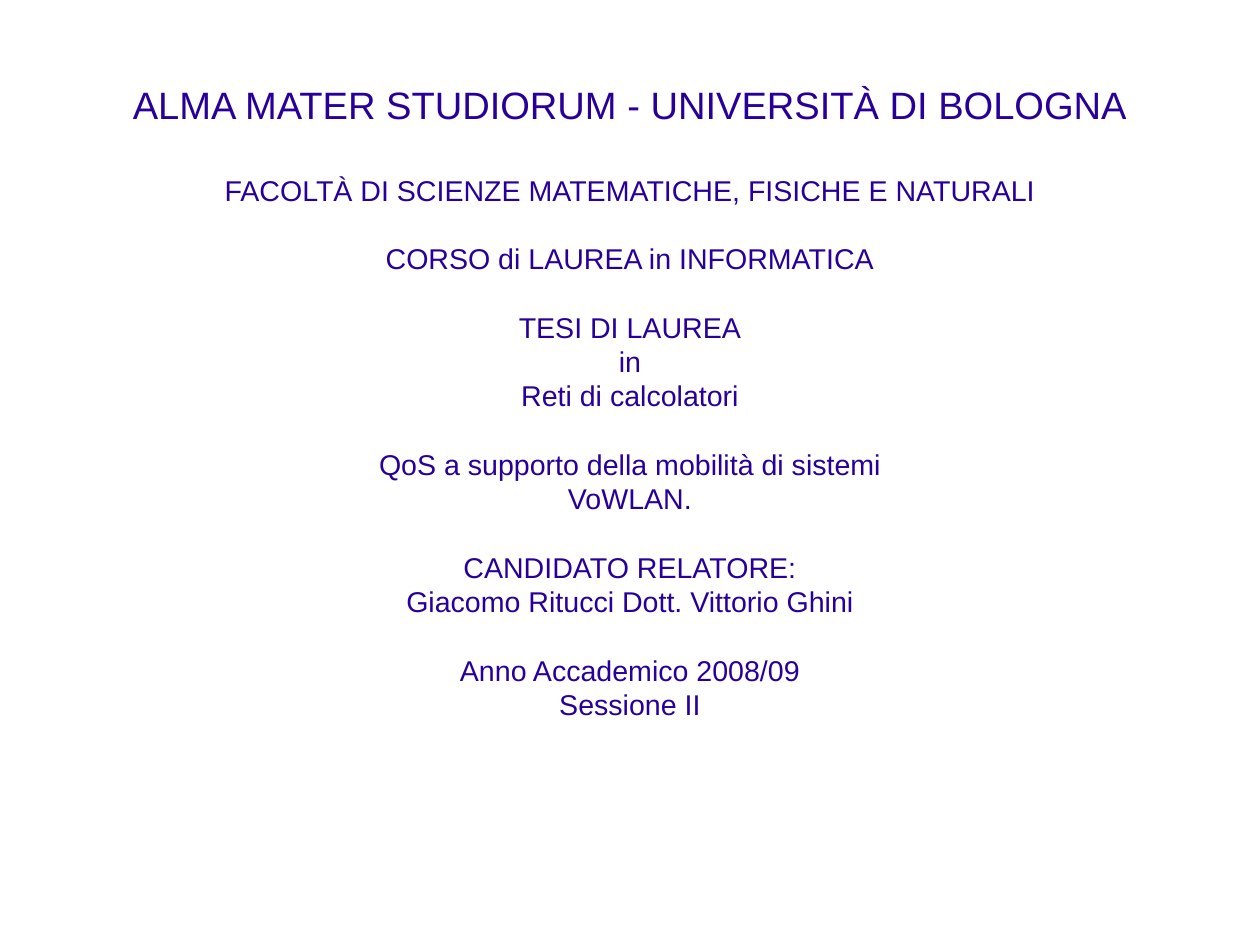
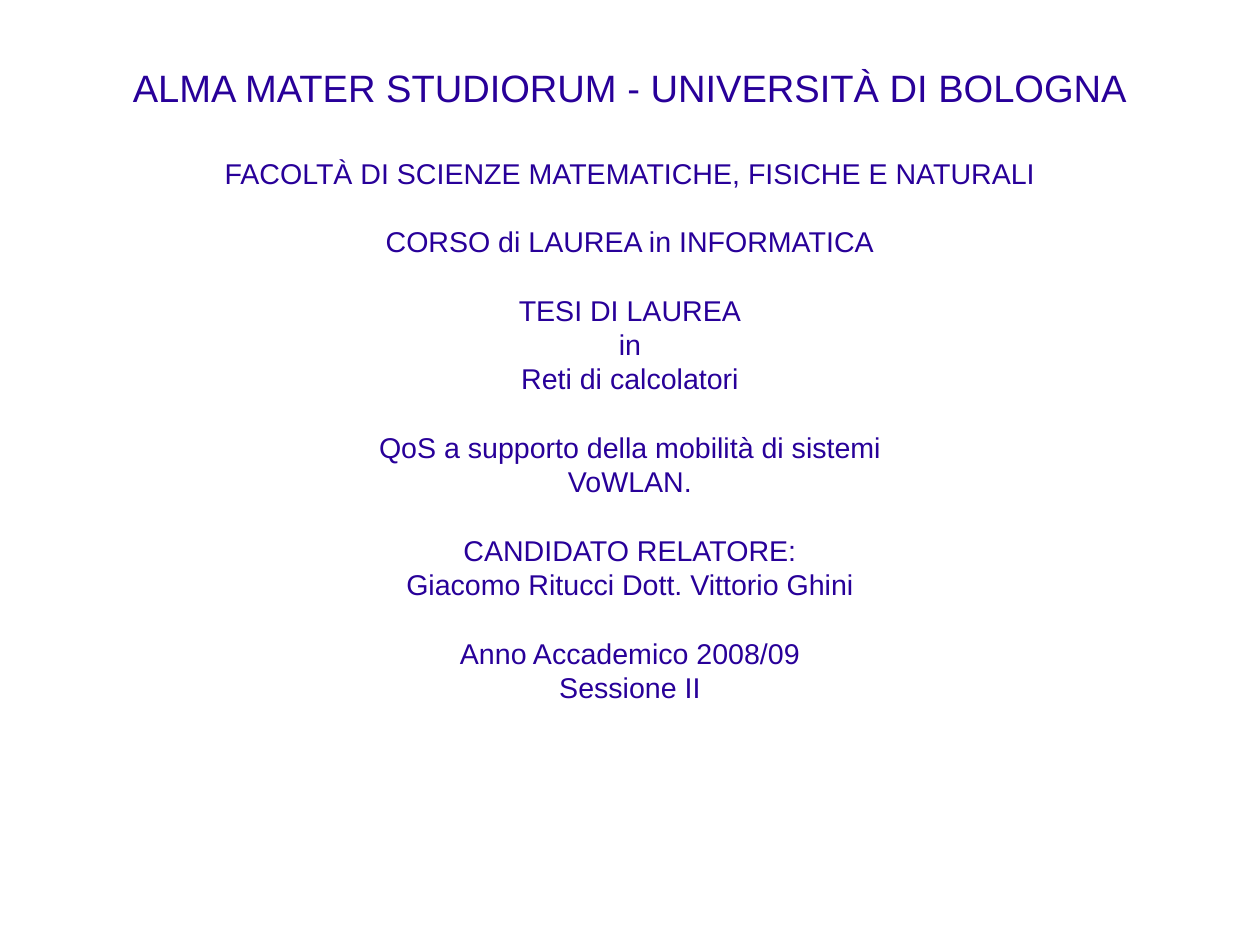
Before and after one commit to rjack/tesi-triennale, a slide deck: slide 1 of presentazione.odp. Drawn at 1260x945 pixels with LibreOffice and Linux fonts; fonts in the diff are those of the drawing; background and template pictures are left out. Boxes give left, top, right and bottom in pixels: in the first picture for what was removed or moved away, otherwise in the second. Text is boxed around its words. In the diff, an @@ line names an element or a change of style, - is before the commit and + after.

```diff
--- a/presentazione.odp
+++ b/presentazione.odp
@@ subtitle "ALMA MATER STUDIORUM - UNIVERSITÀ ...": place and size @@
-subtitle "ALMA MATER STUDIORUM - UNIVERSITÀ ..." at <box>133,89,1126,716</box>
+subtitle "ALMA MATER STUDIORUM - UNIVERSITÀ ..." at <box>133,72,1126,699</box>
```
Also in this commit, not shown: 10 slides added.
